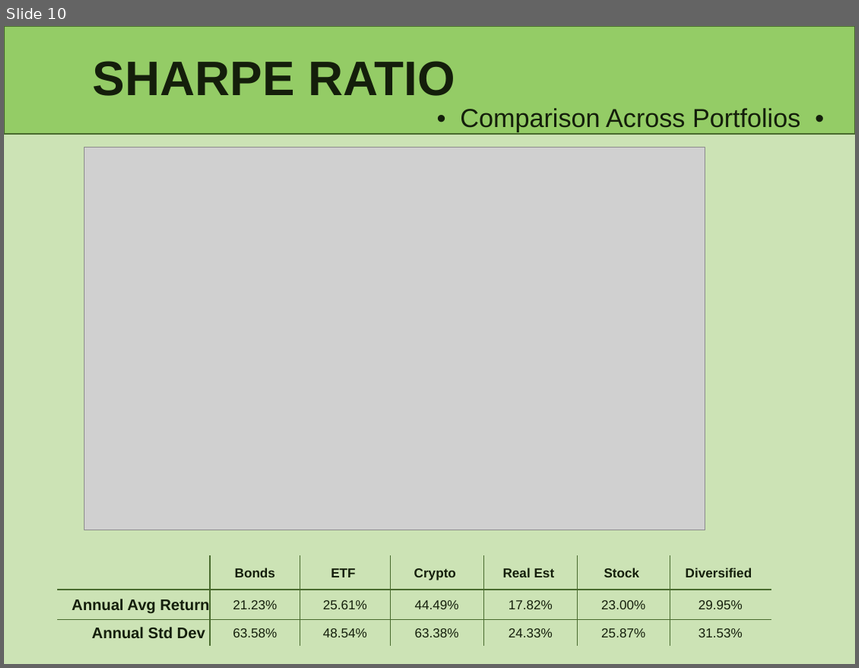
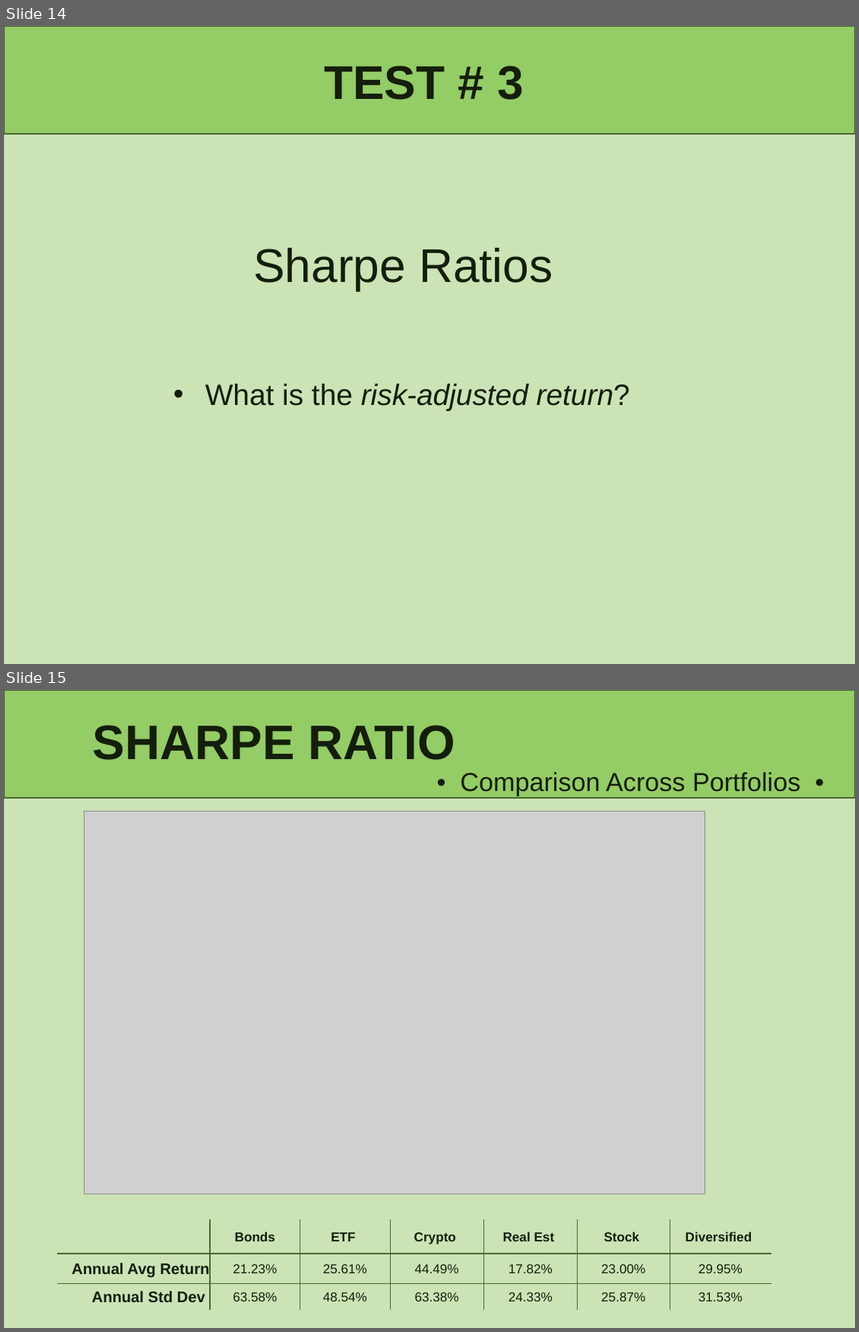
Before and after one commit to lindseyhardouin/Challenging_the_Status_Quo, a slide deck: presentation/P1- Challening the Status Quo.pptx. Shown one above the other, each under a label of ours: slide 10 before the commit, slides 14 and 15 after it. The pictures are 859x668 and 859x1332 pixels, drawn with LibreOffice and Linux fonts; fonts in the diff are those of the drawing; grey boxes stand for pictures. Boxes give left, top, right and bottom in pixels: in the first picture for what was removed or moved away, otherwise in the second. Text is boxed around its words. In the diff, an @@ line names an element or a change of style, - is before the commit and + after.

```diff
--- a/presentation/P1- Challening the Status Quo.pptx
+++ b/presentation/P1- Challening the Status Quo.pptx
@@ slide 14 added at (4,26,855,664), background #CCE3B5; not listed: 1 template element that a slide beside it also shows @@
@@ title added at (324,66,524,100), 40 pt, text #141E0B, bold @@
+TEST # 3
@@ text added at (253,248,553,290), 40 pt, text #141E0B @@
+Sharpe Ratios
@@ text added at (205,384,630,411), 25 pt, text #141E0B, italic @@
+• What is the risk-adjusted return?
@@ what was slide 10 is now slide 15 @@
```
Also in this commit, not shown: 4 other slides added.
